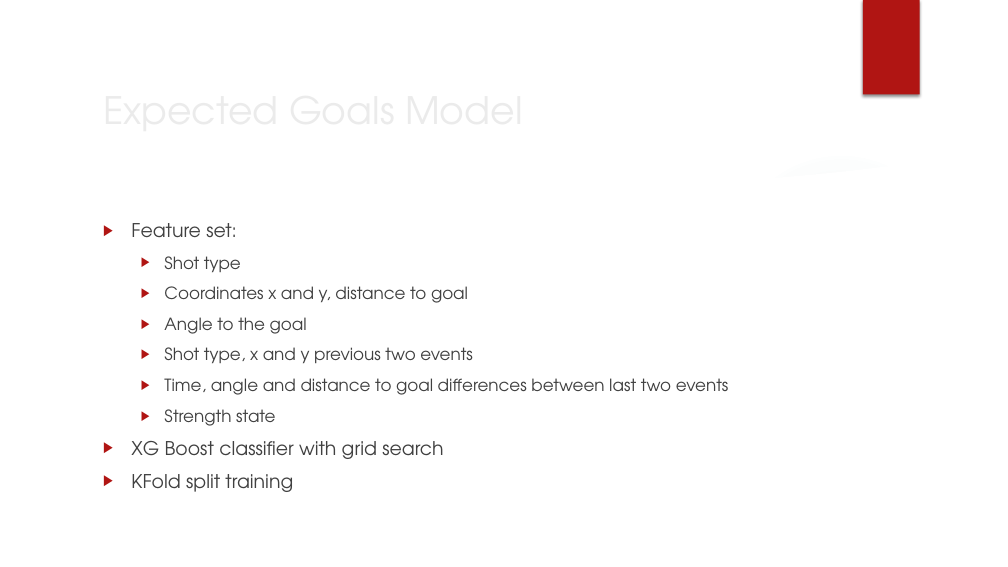
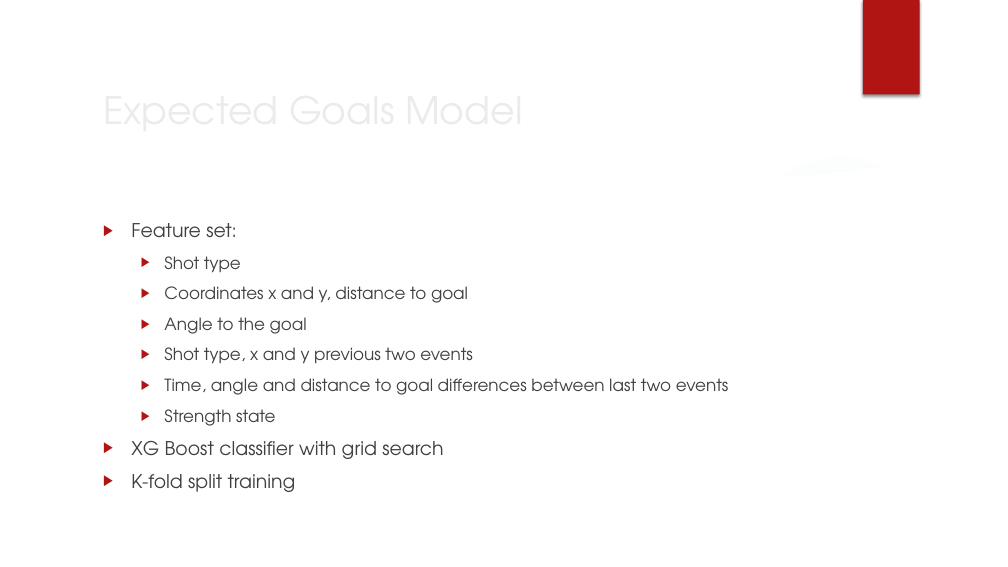
Before and after one commit to TK5-Tim/Big-Data-Cup, a slide deck: slide 5 of 2022/whkyhac2022/pres-whkyhac.pptx. Drawn at 1008x567 pixels with LibreOffice and Linux fonts; fonts in the diff are those of the drawing; background and template pictures are left out. Boxes give left, top, right and bottom in pixels: in the first picture for what was removed or moved away, otherwise in the second. Text is boxed around its words. In the diff, an @@ line names an element or a change of style, - is before the commit and + after.

```diff
--- a/2022/whkyhac2022/pres-whkyhac.pptx
+++ b/2022/whkyhac2022/pres-whkyhac.pptx
@@ text at <box>131,474,296,492</box>: text changed @@
-▶ KFold split training
+▶ K-fold split training
```
Also in this commit, not shown: 8 other slides changed, 5 slides added, 2 slides removed, 3 other files.
